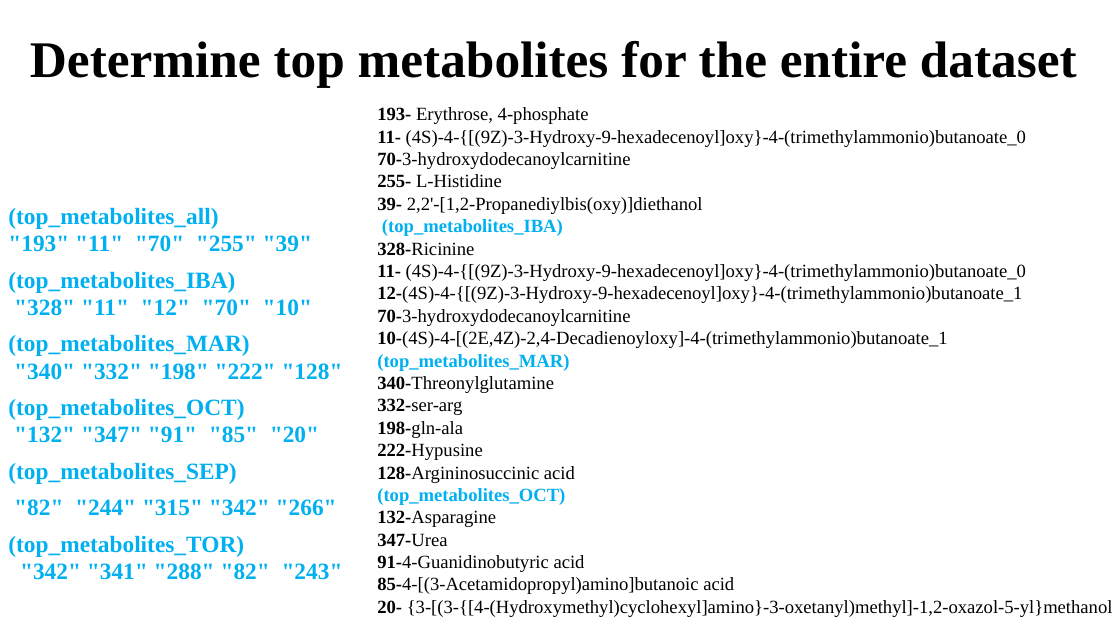
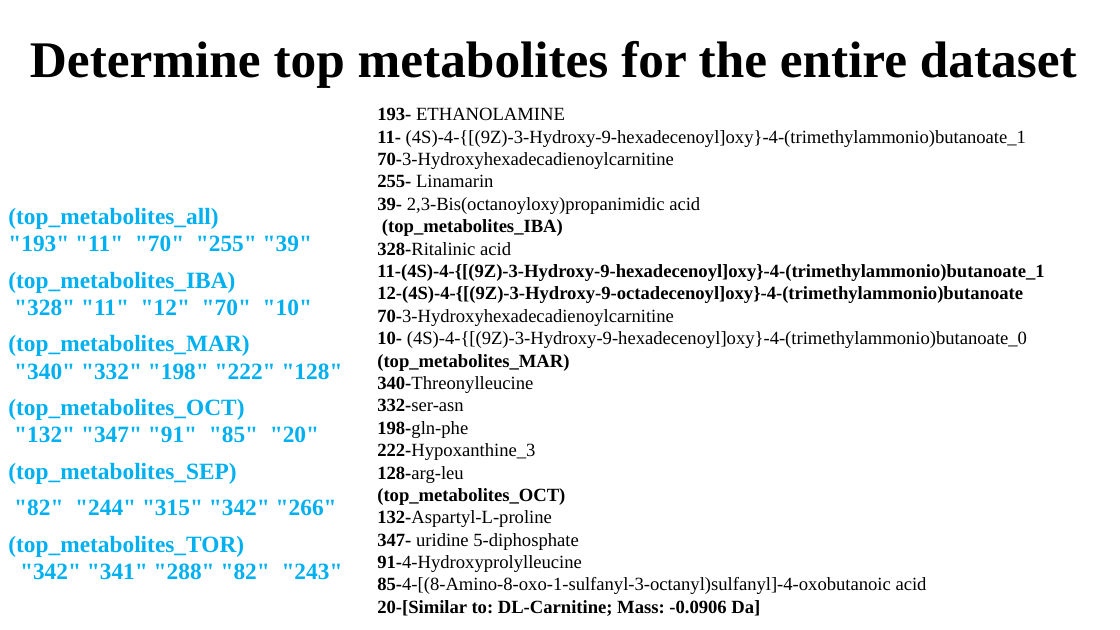
Before and after one commit to AlondraDelmar/BIOS967_Torres, a slide deck: slide 8 of data/last presentation.pptx. Drawn at 1120x630 pixels with LibreOffice and Linux fonts; fonts in the diff are those of the drawing. Boxes give left, top, right and bottom in pixels: in the first picture for what was removed or moved away, otherwise in the second. Text is boxed around its words. In the diff, an @@ line names an element or a change of style, - is before the commit and + after.

```diff
--- a/data/last presentation.pptx
+++ b/data/last presentation.pptx
@@ text at [377, 107, 1026, 214]: text changed @@
-193- Erythrose, 4-phosphate
-11- (4S)-4-{[(9Z)-3-Hydroxy-9-hexadecenoyl]oxy}-4-(trimethylammonio)butanoate_0
-70-3-hydroxydodecanoylcarnitine
-255- L-Histidine
-39- 2,2'-[1,2-Propanediylbis(oxy)]diethanol
+193- ETHANOLAMINE
+11- (4S)-4-{[(9Z)-3-Hydroxy-9-hexadecenoyl]oxy}-4-(trimethylammonio)butanoate_1
+70-3-Hydroxyhexadecadienoylcarnitine
+255- Linamarin
+39- 2,3-Bis(octanoyloxy)propanimidic acid
@@ text at [377, 219, 569, 505]: text colour #00B0F0 to #000000 in "(top_metabolites_IBA)", "(top_metabolites_MAR)", "(top_metabolites_OCT)" @@
@@ text at [377, 242, 1044, 348]: text changed; bold on @@
-328-Ricinine
-11- (4S)-4-{[(9Z)-3-Hydroxy-9-hexadecenoyl]oxy}-4-(trimethylammonio)butanoate_0
-12-(4S)-4-{[(9Z)-3-Hydroxy-9-hexadecenoyl]oxy}-4-(trimethylammonio)butanoate_1
-70-3-hydroxydodecanoylcarnitine
-10-(4S)-4-[(2E,4Z)-2,4-Decadienoyloxy]-4-(trimethylammonio)butanoate_1
+328-Ritalinic acid
+11-(4S)-4-{[(9Z)-3-Hydroxy-9-hexadecenoyl]oxy}-4-(trimethylammonio)butanoate_1
+12-(4S)-4-{[(9Z)-3-Hydroxy-9-octadecenoyl]oxy}-4-(trimethylammonio)butanoate
+70-3-Hydroxyhexadecadienoylcarnitine
+10- (4S)-4-{[(9Z)-3-Hydroxy-9-hexadecenoyl]oxy}-4-(trimethylammonio)butanoate_0
@@ text at [377, 376, 535, 483]: text changed @@
-340-Threonylglutamine
-332-ser-arg
-198-gln-ala
-222-Hypusine
-128-Argininosuccinic acid
+340-Threonylleucine
+332-ser-asn
+198-gln-phe
+222-Hypoxanthine_3
+128-arg-leu
@@ text at [377, 510, 927, 616]: text changed @@
-132-Asparagine
-347-Urea
-91-4-Guanidinobutyric acid
-85-4-[(3-Acetamidopropyl)amino]butanoic acid
-20- {3-[(3-{[4-(Hydroxymethyl)cyclohexyl]amino}-3-oxetanyl)methyl]-1,2-oxazol-5-yl}methanol
+132-Aspartyl-L-proline
+347- uridine 5-diphosphate
+91-4-Hydroxyprolylleucine
+85-4-[(8-Amino-8-oxo-1-sulfanyl-3-octanyl)sulfanyl]-4-oxobutanoic acid
+20-[Similar to: DL-Carnitine; Mass: -0.0906 Da]
```
Also in this commit, not shown: 1 other slide changed, 10 other files.
